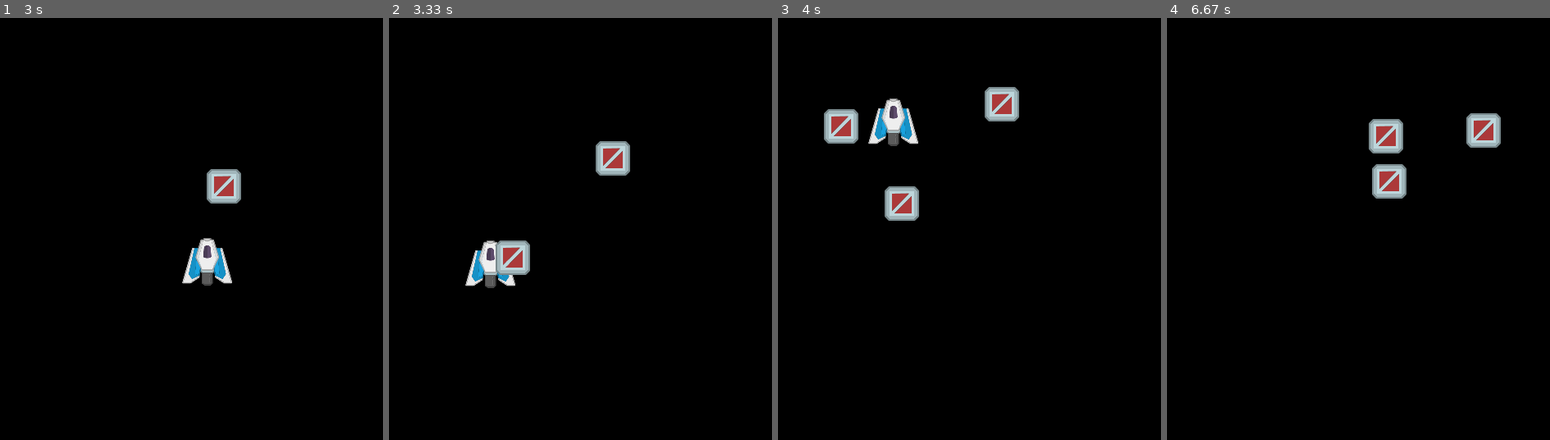
Above: before the commit, frames 1-4 (left to right).
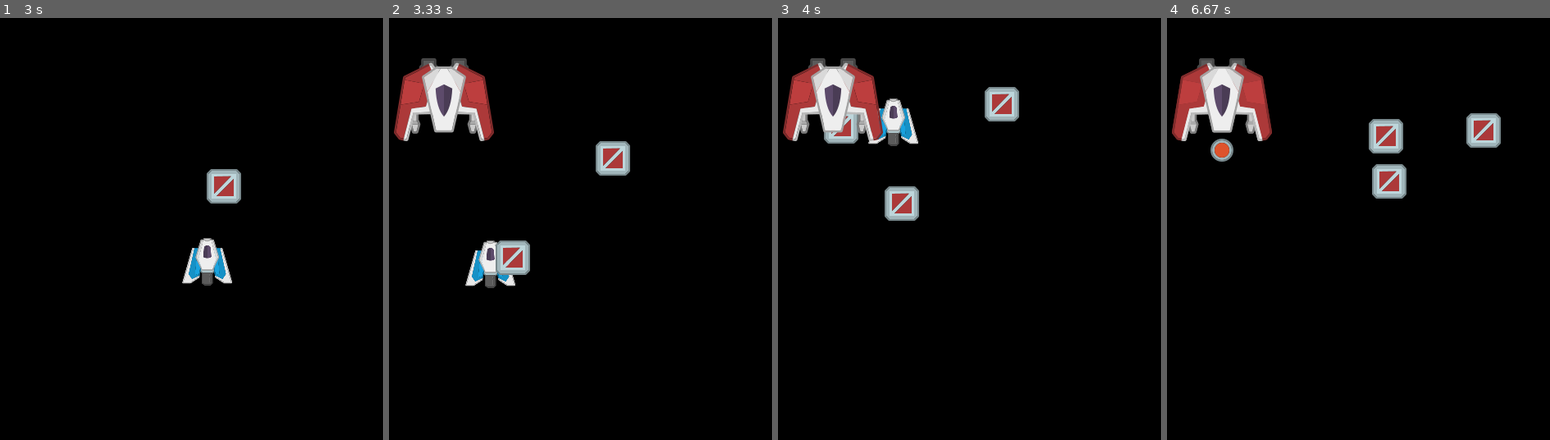
Above: after the commit, the same moments.

Repository: Pawel095/PJ_Pygame_Prezentacja
Game: pygame game, started from game/main.py
Two runs of this game, one before a commit and one after it. Both use one fixed random seed, a clock stepped at 60 frames per second and the inputs below.
Inputs:
- Up to frame 1 (3 s): hold D 0.33-0.8 s; hold W 0.83-1.13 s; hold D 1.17-1.63 s; hold A 1.67-2.2 s; hold S 2.23-2.53 s; tap Space at 2.57, 2.97 s; hold A from 2.9 s (still down)
- Up to frame 2 (3.33 s): tap Space at 3.27 s; release A at 3.3 s
- Up to frame 3 (4 s): hold W 3.33-3.7 s; tap Space at 3.4, 3.8 s; hold D from 3.73 s (still down)
- Up to frame 4 (6.67 s): tap Space at 4.1, 4.47, 4.87, 5.17, 5.37, 5.67, 5.87, 6.2, 6.5 s; release D at 4.37 s; hold S 4.4-4.77 s; hold A 4.8-5.27 s; hold D 5.3-5.77 s; hold W 5.8-6.1 s; hold D 6.13-6.6 s; hold A from 6.63 s (still down)

Frame 1 is identical in both runs. In frame 2, 3.6% of the frame differs, in the area x 1-28%, y 9-30%; in frame 3, 3.5%; in frame 4, 3.9%, in the area x 1-28%, y 9-35%.

Commit message:
enemies now shoot

Diff:
--- a/game/loader.py
+++ b/game/loader.py
@@ -30,7 +30,10 @@
     threads.extend(
         [
             worker(pygame.image.load, "assets/bullet.png", "bullet"),
+            worker(pygame.image.load, "assets/e_bullet.png", "e_bullet"),
             worker(pygame.image.load, "assets/Ship-Blue-005.png", "player"),
+            worker(pygame.image.load, "assets/Ship-Red-001.png", "normal_enemy"),
+            worker(pygame.image.load, "assets/Ship-Red-006.png", "turret_enemy"),
         ]
     )
     with ThreadPoolExecutor(max_workers=4) as executor:
--- a/game/main.py
+++ b/game/main.py
@@ -4,8 +4,9 @@
 
 import events
 import loader
-from sprites import Player
 from sprites import bullets
+from sprites import enemy
+from sprites.player import Player
 
 logging.basicConfig(level=logging.DEBUG)
 logger = logging.getLogger(__name__)
@@ -19,6 +20,7 @@
 clk = pygame.time.Clock()
 player = Player()
 
+enemy_spawn_ctrl = enemy.Controller()
 
 fps_target = 30
 last = 0
@@ -30,9 +32,10 @@
     if events.QUIT:
         running = False
 
-    # PHYSICS UPDATES
+    # PHYSICS AND CONTROLLER UPDATES
     player.update(deltaT)
     bullets.update_all_bullets(deltaT)
+    enemy_spawn_ctrl.update(deltaT)
 
     # RENDERING
     srf = pygame.display.get_surface()
@@ -40,5 +43,6 @@
 
     player.draw()
     bullets.draw_all_bullets()
+    enemy_spawn_ctrl.draw_all_enemies()
 
     pygame.display.update()
--- a/game/sprites/__init__.py
+++ /dev/null
@@ -1 +0,0 @@
-from .player import Player
--- a/game/sprites/bullets.py
+++ b/game/sprites/bullets.py
@@ -24,3 +24,4 @@
 
 def update_all_bullets(deltaT):
     [b.update(deltaT) for b in bullet_objects]
+    # TODO: remove old bullets
--- a/game/sprites/enemy.py
+++ b/game/sprites/enemy.py
@@ -0,0 +1,68 @@
+from loader import assets
+
+from .__base import Base
+from .bullets import Bullet
+
+
+class Enemy(Base):
+    def __init__(self, sprite_key):
+        sprite = assets[sprite_key]
+        super().__init__(sprite, speed=300, position=(400, 100))
+
+    def update(self, deltaT):
+        super().update(deltaT)
+
+    def draw(self):
+        super().draw()
+
+
+class Normal(Enemy):
+    def __init__(self):
+        self.shoot_cooldown = 3
+        self.shoot_cooldown_timer = 0
+        super().__init__("normal_enemy")
+
+    def shoot(self):
+        if self.shoot_cooldown_timer >= self.shoot_cooldown:
+            self.shoot_cooldown_timer = 0
+            Bullet("e_bullet", self.position, (0, 100))
+
+    def update(self, deltaT):
+        self.shoot_cooldown_timer += deltaT
+        self.shoot()
+        super().update(deltaT)
+
+
+class Controller:
+    enemies = []
+
+    def __init__(self):
+        self.cooldown = {
+            "normal": 3,
+            "turret": 10,
+        }
+        self.cooldown_timers = {
+            "normal": 0,
+            "turret": 0,
+        }
+        self.enemy_types = {
+            "normal": Normal,
+            "turret": Normal,
+        }
+
+    def spawn_enemies(self):
+        for k, i in self.cooldown.items():
+            if self.cooldown_timers[k] >= self.cooldown[k]:
+                self.cooldown_timers[k] = 0
+                e = self.enemy_types[k]()
+                self.enemies.append(e)
+
+    def update(self, deltaT):
+        [e.update(deltaT) for e in self.enemies]
+        for k, i in self.cooldown_timers.items():
+            self.cooldown_timers[k] += deltaT
+
+        self.spawn_enemies()
+
+    def draw_all_enemies(self):
+        [e.draw() for e in self.enemies]
Empty file removed: game/ai/enemy.py
Binary file added: game/assets/e_bullet.png
Not shown, changed: .gitignore
